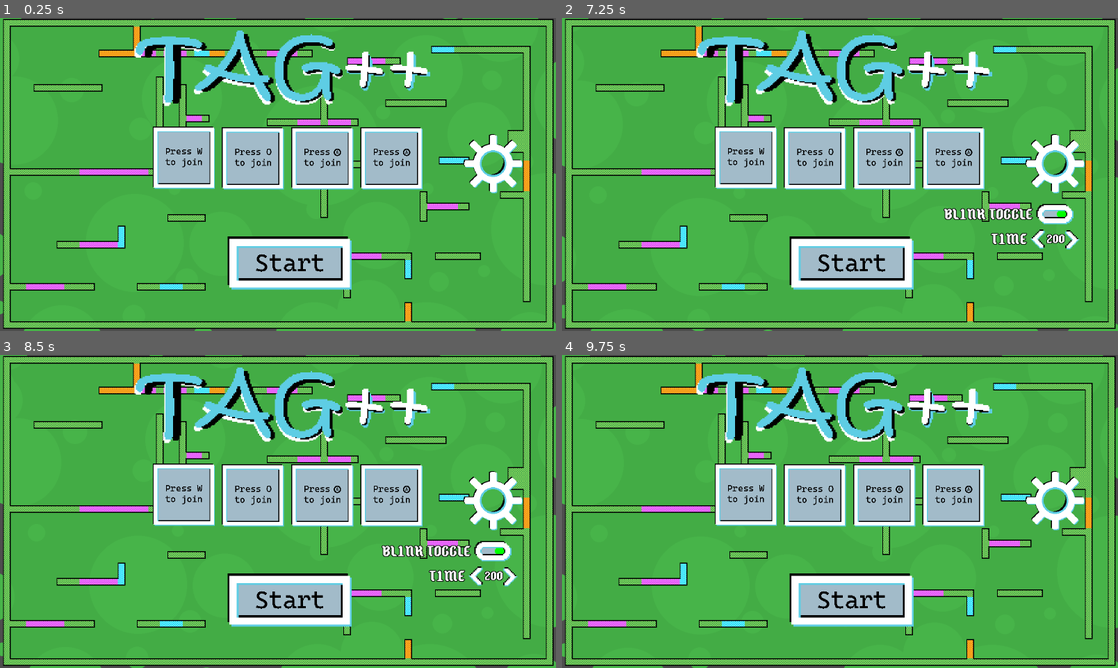
Above: before the commit, frames 1-4 (two rows, left to right).
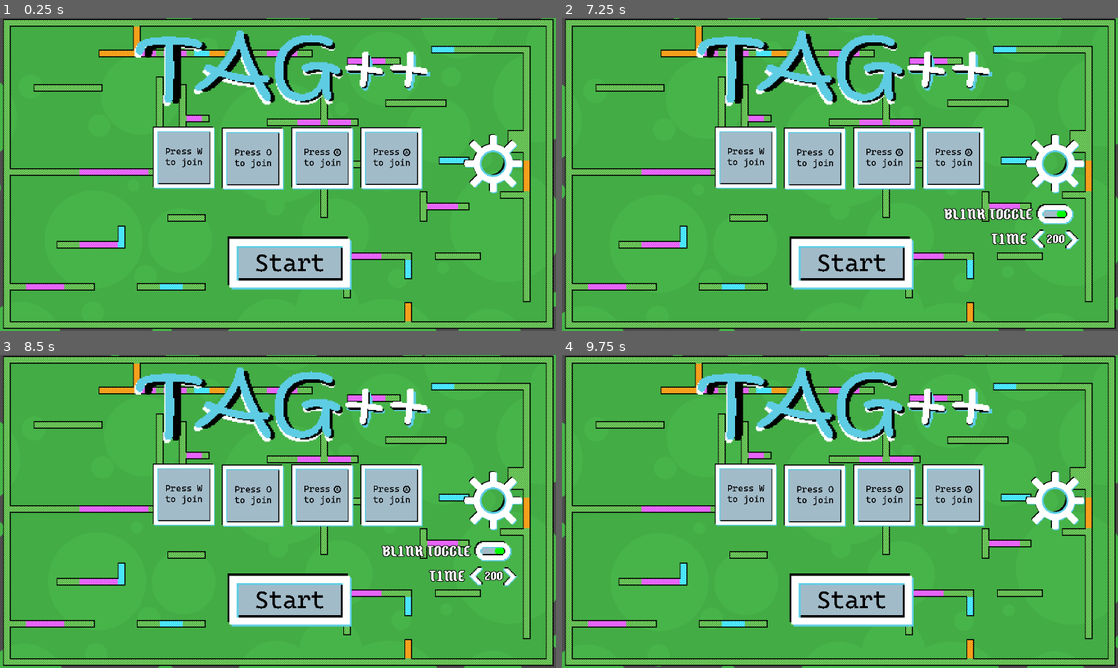
Above: after the commit, the same moments.

Repository: Someone71/OriPlatformer
Game: Godot game, scene res://scenes/game.tscn
Two runs of this game, one before a commit and one after it. Both use one fixed random seed, a clock stepped at 60 frames per second and the inputs below.
Inputs (mouse positions are in pixels of both pictures, inside the frame that each line leads up to):
- Up to frame 1 (0.25 s): no input
- Up to frame 2 (7.25 s): click (851, 262) at 0.5 s; click (851, 262) at 1.25 s; click (1056, 165) at 2 s; click (1040, 237) at 2.75 s; click (1073, 240) at 3.5 s; tap Enter at 4.25, 5.75 s; hold D (rightP1) 4.28-5.78 s; tap B (dashP1) at 4.35 s; tap V (jumpP1) at 4.52, 5.27, 6.77 s; tap Space at 5, 6.5 s; tap Right (dashP2) at 5.1 s; hold A (leftP1) 5.78-6.53 s; tap Keypad 3 (dashP3) at 5.85 s; hold D (rightP1) from 6.53 s (still down); tap L (downP2) at 6.6 s
- Up to frame 3 (8.5 s): tap Enter at 7.25 s; tap K (leftP2) at 7.35 s; tap V (jumpP1) at 7.52, 8.27 s; tap Space at 8 s; release D (rightP1) at 8.03 s; hold A (leftP1) from 8.03 s (still down); tap Shift (powerP1) at 8.1 s
- Up to frame 4 (9.75 s): release A (leftP1) at 8.78 s; hold D (rightP1) 8.78-9.53 s; tap Up (powerP2) at 8.85 s; hold A (leftP1) from 9.53 s (still down); tap Keypad Enter (powerP3) at 9.6 s

The runs differ from the first frame. In frame 1, 1.2% of the frame differs, in the area x 0-100%, y 0-100%; in frame 2, 1.3%; in frame 3, 1.3%; in frame 4, 1.3%.

Commit message:
xiao boy
0_-

Diff:
--- a/scenes/game.tscn
+++ b/scenes/game.tscn
@@ -199,7 +199,7 @@
 
 [node name="TagBackgroundBubbles" type="Sprite2D" parent="." unique_id=1827322746]
 z_index = -19
-position = Vector2(1640.0001, -680)
+position = Vector2(1468, -694)
 scale = Vector2(1.5262346, 1.5262346)
 texture = ExtResource("14_ir15t")
 script = SubResource("GDScript_gxtfn")
@@ -385,9 +385,9 @@
 texture_filter = 1
 layout_mode = 0
 offset_left = 346.0
-offset_top = -10.0
+offset_top = -8.0
 offset_right = 606.0
-offset_bottom = 250.0
+offset_bottom = 252.0
 texture = ExtResource("22_e1j6l")
 
 [node name="SadBoy" type="Sprite2D" parent="Menu/JoinPanel/P2Join" unique_id=267162845]
